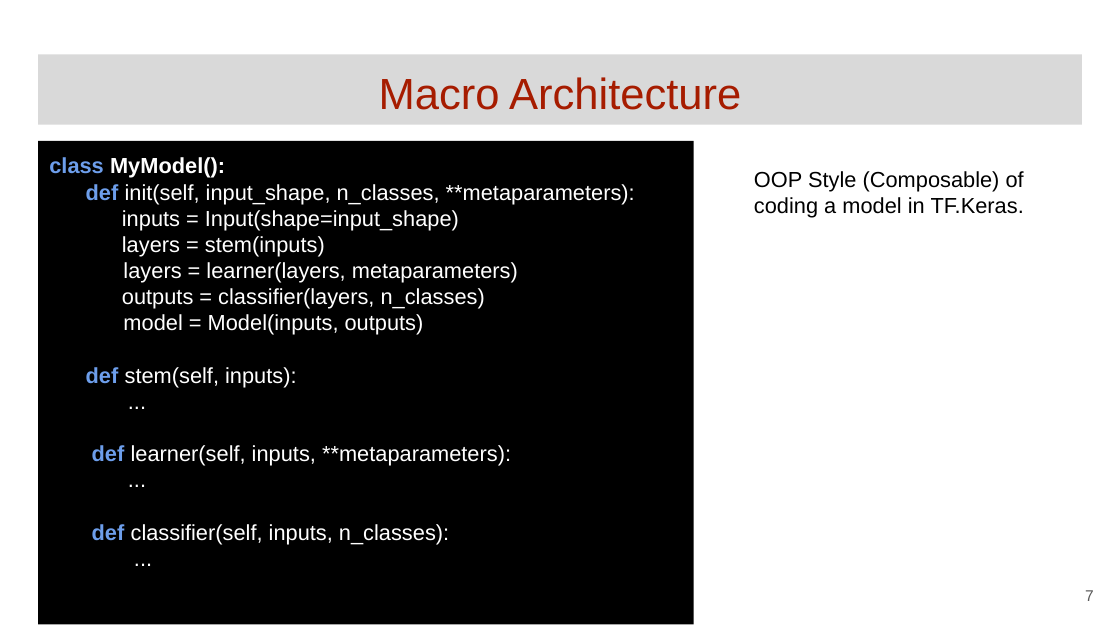
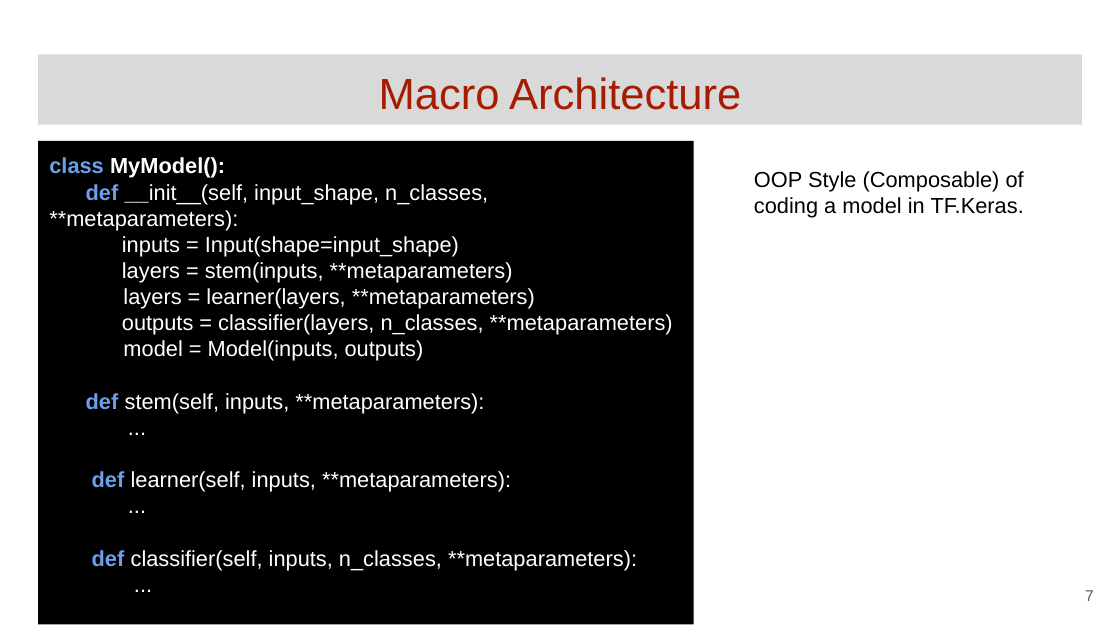
Before and after one commit to GoogleCloudPlatform/keras-idiomatic-programmer, a slide deck: slide 7 of community-labs/Community Lab - Intro to Composable (Common).pptx. Drawn at 1120x630 pixels with LibreOffice and Linux fonts; fonts in the diff are those of the drawing. Boxes give left, top, right and bottom in pixels: in the first picture for what was removed or moved away, otherwise in the second. Text is boxed around its words. In the diff, an @@ line names an element or a change of style, - is before the commit and + after.

```diff
--- a/community-labs/Community Lab - Intro to Composable (Common).pptx
+++ b/community-labs/Community Lab - Intro to Composable (Common).pptx
@@ text in rectangle at <box>49,184,488,231</box>: text changed @@
-def init(self, input_shape, n_classes, **metaparameters):
+def __init__(self, input_shape, n_classes, **metaparameters):
@@ text in rectangle at <box>122,262,673,335</box>: text changed @@
-layers = stem(inputs)
-layers = learner(layers, metaparameters)
-outputs = classifier(layers, n_classes)
+layers = stem(inputs, **metaparameters)
+layers = learner(layers, **metaparameters)
+outputs = classifier(layers, n_classes, **metaparameters)
@@ text in rectangle at <box>86,393,484,414</box>: text changed @@
-def stem(self, inputs):
+def stem(self, inputs, **metaparameters):
@@ text in rectangle at <box>92,550,637,570</box>: text changed @@
-def classifier(self, inputs, n_classes):
+def classifier(self, inputs, n_classes, **metaparameters):
```
Also in this commit, not shown: 5 other slides changed.
